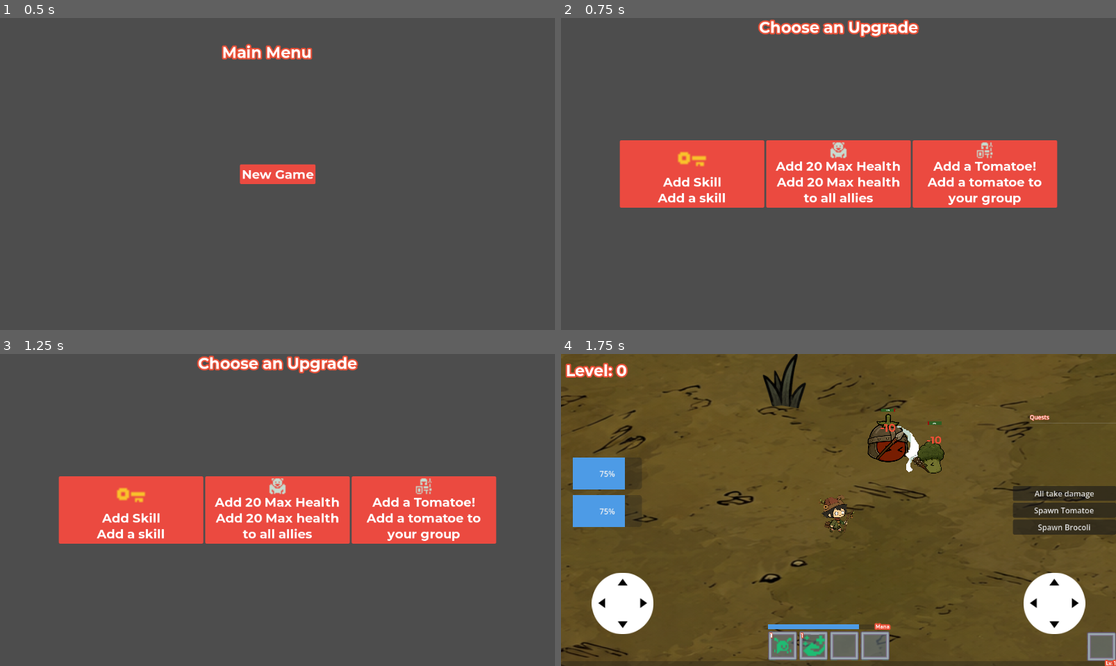
Above: before the commit, frames 1-4 (two rows, left to right).
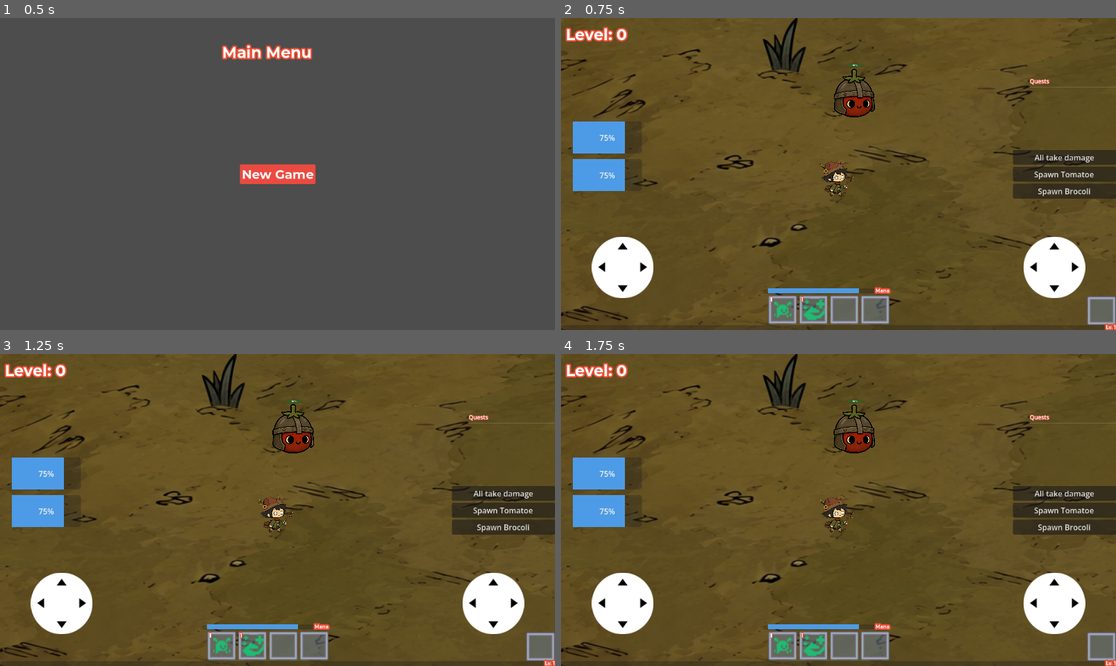
Above: after the commit, the same moments.

Repository: Muchach0/explore_project
Game: Godot game, scene res://levels/game_manager.tscn
Same seed, same stepped clock (60 frames per second), same inputs: the game is played once before the commit and once after it.
Inputs (mouse positions are in pixels of both pictures, inside the frame that each line leads up to):
- Up to frame 1 (0.5 s): no input
- Up to frame 2 (0.75 s): click "New Game" at 0.5 s
- Up to frame 3 (1.25 s): no input
- Up to frame 4 (1.75 s): click (694, 510) at 1.25 s, where only the run before the commit has a clickable "Add Skill Add a skill"

Frame 1 is identical in both runs. In frame 2, 99% of the frame differs, in the area x 0-100%, y 0-100%; in frame 3, 99%; in frame 4, 1.9%.

Commit message:
Comment complete level

Diff:
--- a/levels/game_manager.gd
+++ b/levels/game_manager.gd
@@ -93,7 +93,7 @@
 
 	player = _spawn_player(current_level, embedded_player_transform)
 	_spawn_allies(current_level, embedded_allies)
-	_track_level_enemies()
+	# _track_level_enemies()
 
 	EventBus.update_level_number.emit(current_level_index + 1)
 	level_started.emit(current_level_index + 1)
@@ -144,8 +144,8 @@
 	if _level_completion_pending or current_level == null or _enemies_alive > 0:
 		return
 
-	_level_completion_pending = true
-	complete_current_level()
+	# _level_completion_pending = true
+	# complete_current_level()
 
 
 func choose_player_upgrade(upgrade: Upgrade) -> void:
